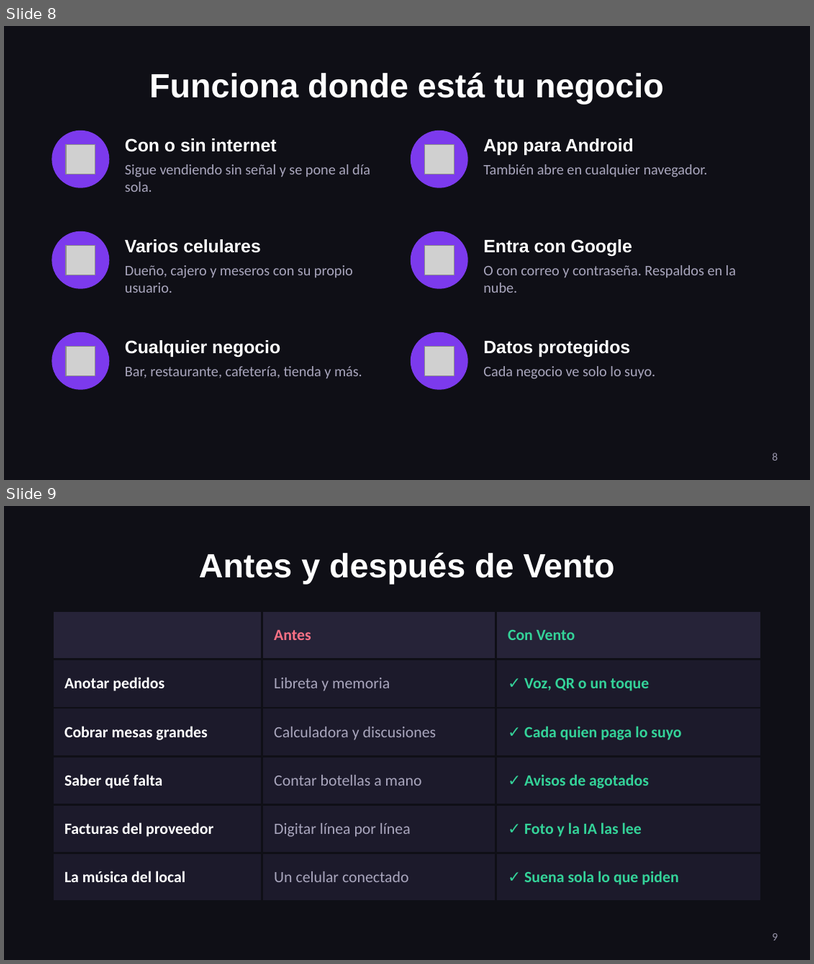
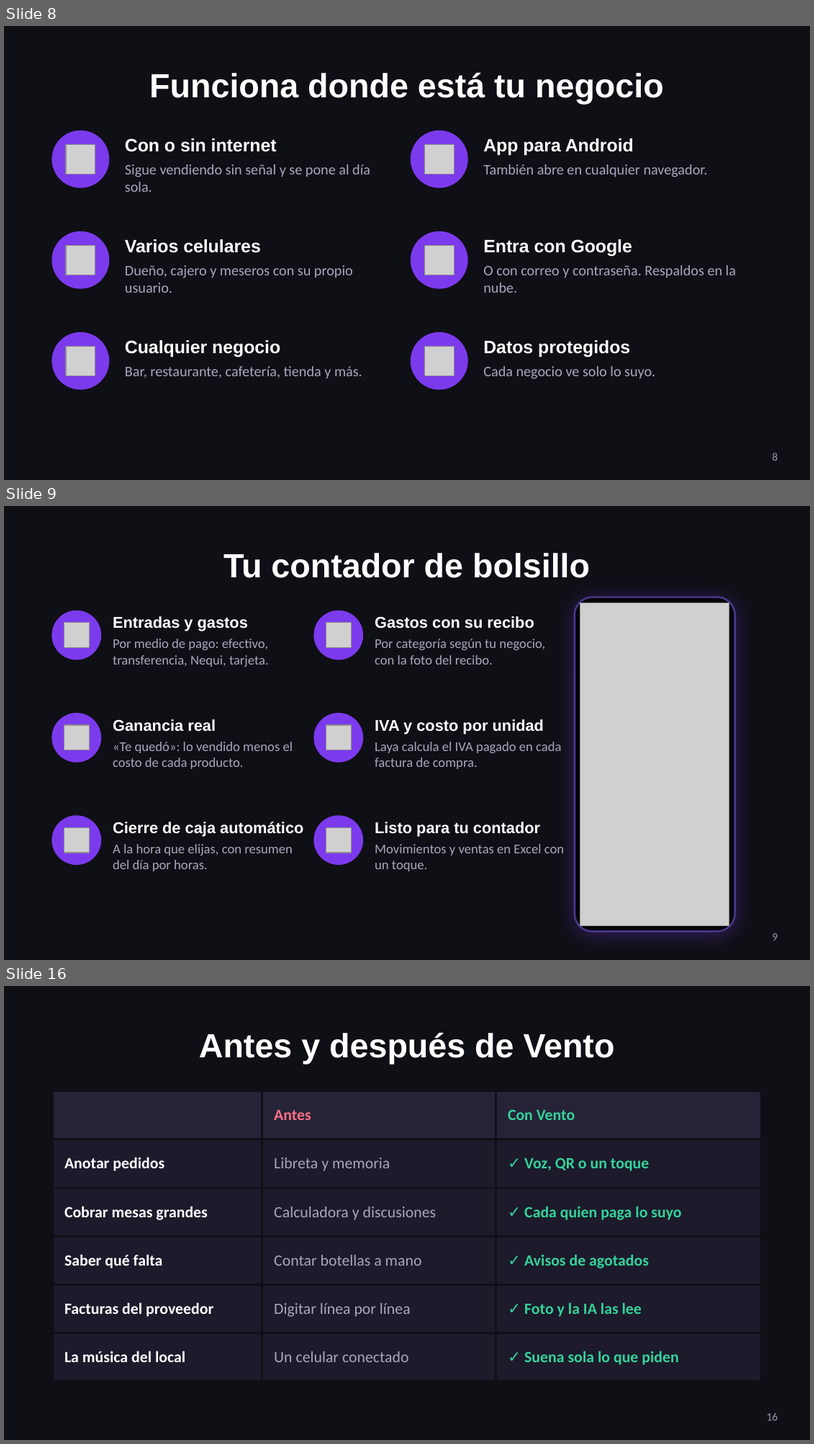
Before and after one commit to cristhianlujan45-blip/cuentas, a slide deck: ventas/Vento-presentacion.pptx. Shown one above the other, each under a label of ours: slides 8 and 9 before the commit, slides 8, 9 and 16 after it; the slides between them are not shown. The pictures are 814x964 and 814x1444 pixels, drawn with LibreOffice and Linux fonts; fonts in the diff are those of the drawing; grey boxes stand for pictures. Boxes give left, top, right and bottom in pixels: in the first picture for what was removed or moved away, otherwise in the second. Text is boxed around its words. In the diff, an @@ line names an element or a change of style, - is before the commit and + after.

```diff
--- a/ventas/Vento-presentacion.pptx
+++ b/ventas/Vento-presentacion.pptx
@@ slide 9 added at [4, 506, 810, 960], background #0F0F16 @@
@@ title added at [224, 553, 590, 578], 30 pt, text #FFFFFF, bold @@
+Tu contador de bolsillo
@@ ellipse added at [52, 611, 100, 659], fill #7C3AED, outline #7C3AED 1 pt @@
@@ ellipse added at [314, 611, 363, 659], fill #7C3AED, outline #7C3AED 1 pt @@
@@ rounded rectangle added at [575, 597, 736, 931], fill #05050A, outline #4C3A8F 1.5 pt @@
@@ picture added at [581, 602, 730, 925] @@
@@ picture added at [64, 622, 89, 647] @@
@@ text added at [113, 616, 248, 631], 14 pt, text #FFFFFF, bold @@
+Entradas y gastos
@@ picture added at [326, 622, 351, 647] @@
@@ text added at [375, 616, 534, 628], 14 pt, text #FFFFFF, bold @@
+Gastos con su recibo
@@ text added at [113, 638, 269, 667], 12 pt, text #A9A6BD @@
+Por medio de pago: efectivo, transferencia, Nequi, tarjeta.
@@ text added at [375, 638, 545, 664], 12 pt, text #A9A6BD @@
+Por categoría según tu negocio, con la foto del recibo.
@@ ellipse added at [52, 713, 100, 762], fill #7C3AED, outline #7C3AED 1 pt @@
@@ text added at [113, 719, 216, 731], 14 pt, text #FFFFFF, bold @@
+Ganancia real
@@ ellipse added at [314, 713, 363, 762], fill #7C3AED, outline #7C3AED 1 pt @@
@@ text added at [375, 719, 544, 734], 14 pt, text #FFFFFF, bold @@
+IVA y costo por unidad
@@ picture added at [64, 725, 89, 749] @@
@@ text added at [113, 741, 293, 769], 12 pt, text #A9A6BD @@
+«Te quedó»: lo vendido menos el costo de cada producto.
@@ picture added at [326, 725, 351, 749] @@
@@ text added at [375, 741, 561, 769], 12 pt, text #A9A6BD @@
+Laya calcula el IVA pagado en cada factura de compra.
@@ ellipse added at [52, 816, 100, 864], fill #7C3AED, outline #7C3AED 1 pt @@
@@ picture added at [64, 827, 89, 852] @@
@@ text added at [113, 821, 304, 836], 14 pt, text #FFFFFF, bold @@
+Cierre de caja automático
@@ ellipse added at [314, 816, 363, 864], fill #7C3AED, outline #7C3AED 1 pt @@
@@ picture added at [326, 827, 351, 852] @@
@@ text added at [375, 821, 540, 836], 14 pt, text #FFFFFF, bold @@
+Listo para tu contador
@@ text added at [113, 844, 293, 871], 12 pt, text #A9A6BD @@
+A la hora que elijas, con resumen del día por horas.
@@ text added at [375, 844, 564, 871], 12 pt, text #A9A6BD @@
+Movimientos y ventas en Excel con un toque.
@@ page number added at [772, 933, 778, 940], 10 pt, text #9A97AD @@
+9
@@ what was slide 9 is now slide 16 @@
@@ page number at [767, 1412, 779, 1420]: text changed @@
-9
+16
```
Also in this commit, not shown: 6 other slides added, 1 other file.
